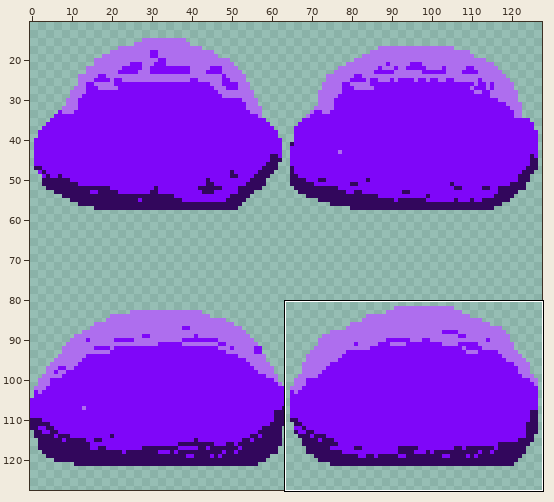
One commit to this sprite sheet: Assets/Art/Enemys/Blobs/Blob_type1_purple.png. The picture above shows the old version from afar; the outline marks the close-up.
Close-up. First the earlier version:
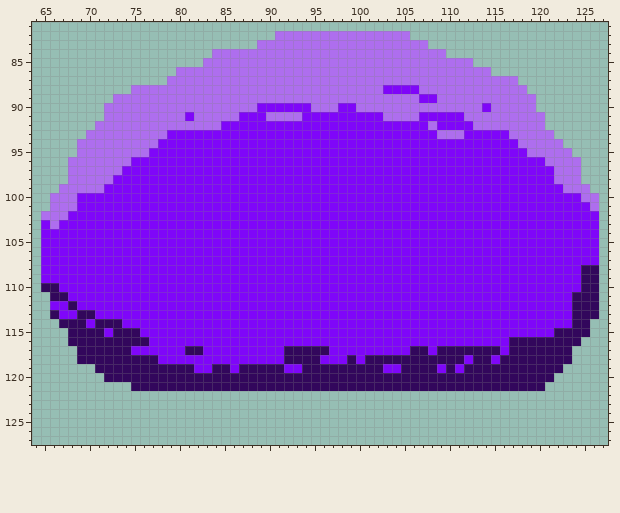
The file is 128x128 pixels. Shown: x 64..127, y 81..127. The wide view leaves out empty margins. The commit also changed other parts of the picture, which this record leaves out.
The result:
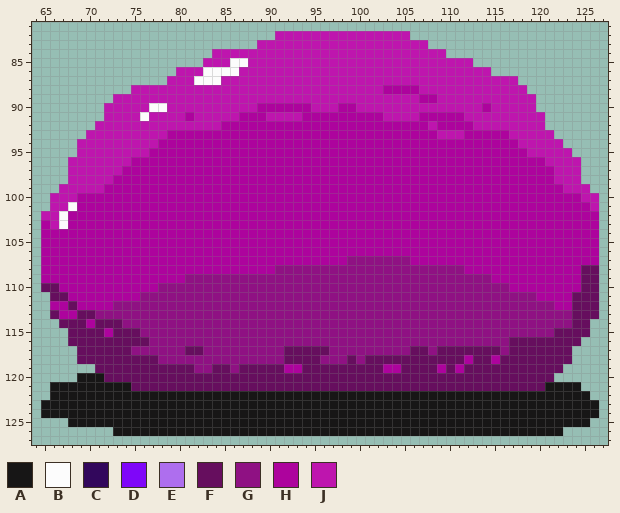
Palette (. is transparent): A #171616  B #fcfcfc  C #32075c  D #7f06f9  E #ae6eee  F #660e5e  G #8f1183  H #ad039d  J #be15ae
Diff:
Changed rows in their new state; - is an unchanged pixel.
first column x 65:
 82 --------------------------JJJJJJJJJJJJJJJ---------------------
 83 ------------------------JJJJJJJJJJJJJJJJJJJ-------------------
 84 -------------------JJJJJJJJJJJJJJJJJJJJJJJJJJ-----------------
 85 ------------------JJJBBJJJJJJJJJJJJJJJJJJJJJJJJJ--------------
 86 ---------------JJJBBBBJJJJJJJJJJJJJJJJJJJJJJJJJJJJ------------
 87 --------------JJJBBBJJJJJJJJJJJJJJJJJJJJJJJJJJJJJJJJJ---------
 88 ----------JJJJJJJJJJJJJJJJJJJJJJJJJJJJHHHHJJJJJJJJJJJJ--------
 89 --------JJJJJJJJJJJJJJJJJJJJJJJJJJJJJJJJJJHHJJJJJJJJJJJ-------
 90 -------JJJJJBBJJJJJJJJJJHHHHHHJJJHHJJJJJJJJJJJJJJHJJJJJ-------
 91 -------JJJJBJJJJHJJJJJHHHJJJJHHHHHHHHHJJJJHHHHHJJJJJJJJJ------
 92 ------JJJJJJJJJJJJJJHHHHHHHHHHHHHHHHHHHHHHHJHHHHJJJJJJJJ------
 93 -----JJJJJJJJJHHHHHHHHHHHHHHHHHHHHHHHHHHHHHHJJJHHHHHJJJJJ-----
 94 ----JJJJJJJJJHHHHHHHHHHHHHHHHHHHHHHHHHHHHHHHHHHHHHHHHJJJJJ----
 95 ----JJJJJJJJHHHHHHHHHHHHHHHHHHHHHHHHHHHHHHHHHHHHHHHHHHJJJJJ---
 96 ---JJJJJJJHHHHHHHHHHHHHHHHHHHHHHHHHHHHHHHHHHHHHHHHHHHHHHJJJJ--
 97 ---JJJJJJHHHHHHHHHHHHHHHHHHHHHHHHHHHHHHHHHHHHHHHHHHHHHHHHJJJ--
 98 ---JJJJJHHHHHHHHHHHHHHHHHHHHHHHHHHHHHHHHHHHHHHHHHHHHHHHHHJJJ--
 99 --JJJJJHHHHHHHHHHHHHHHHHHHHHHHHHHHHHHHHHHHHHHHHHHHHHHHHHHHJJJ-
100 -JJJHHHHHHHHHHHHHHHHHHHHHHHHHHHHHHHHHHHHHHHHHHHHHHHHHHHHHHHHJJ
101 -JJBHHHHHHHHHHHHHHHHHHHHHHHHHHHHHHHHHHHHHHHHHHHHHHHHHHHHHHHHHJ
102 JJBHHHHHHHHHHHHHHHHHHHHHHHHHHHHHHHHHHHHHHHHHHHHHHHHHHHHHHHHHHH
103 HJBHHHHHHHHHHHHHHHHHHHHHHHHHHHHHHHHHHHHHHHHHHHHHHHHHHHHHHHHHHH
104 HHHHHHHHHHHHHHHHHHHHHHHHHHHHHHHHHHHHHHHHHHHHHHHHHHHHHHHHHHHHHH
105 HHHHHHHHHHHHHHHHHHHHHHHHHHHHHHHHHHHHHHHHHHHHHHHHHHHHHHHHHHHHHH
106 HHHHHHHHHHHHHHHHHHHHHHHHHHHHHHHHHHHHHHHHHHHHHHHHHHHHHHHHHHHHHH
107 HHHHHHHHHHHHHHHHHHHHHHHHHHHHHHHHHHGGGGGGGHHHHHHHHHHHHHHHHHHHHH
108 HHHHHHHHHHHHHHHHHHHHHHHHHHGGGGGGGGGGGGGGGGGGGGGHHHHHHHHHHHHHFF
109 HHHHHHHHHHHHHHHHGGGGGGGGGGGGGGGGGGGGGGGGGGGGGGGGGGHHHHHHHHHHFF
110 FFHHHHHHHHHHHGGGGGGGGGGGGGGGGGGGGGGGGGGGGGGGGGGGGGGGHHHHHHHHFF
111 -FFHHHHHHHHGGGGGGGGGGGGGGGGGGGGGGGGGGGGGGGGGGGGGGGGGGGGHHHHFFF
112 -HHFHHHHGGGGGGGGGGGGGGGGGGGGGGGGGGGGGGGGGGGGGGGGGGGGGGGGGHHFFF
113 -FHHFFGGGGGGGGGGGGGGGGGGGGGGGGGGGGGGGGGGGGGGGGGGGGGGGGGGGGGFFF
114 --FFFHFFFGGGGGGGGGGGGGGGGGGGGGGGGGGGGGGGGGGGGGGGGGGGGGGGGGGFF-
115 ---FFFFHFFFGGGGGGGGGGGGGGGGGGGGGGGGGGGGGGGGGGGGGGGGGGGGGGFFFF-
116 ---FFFFFFFFFGGGGGGGGGGGGGGGGGGGGGGGGGGGGGGGGGGGGGGGGFFFFFFFF--
117 ----FFFFFFGGGGGGFFGGGGGGGGGFFFFFGGGGGGGGGFFGFFFFFFFGFFFFFFF---
118 ----FFFFFFFFFGGGGGGGGGGGGGGFFFFGGGFGFFFFFFFFFFFHFFHFFFFFFFF---
119 ------FFFFFFFFFFFGGFFGFFFFFHHFFFFFFFFFHHFFFFHFHFFFFFFFFFFF----
120 ----AAAFFFFFFFFFFFFFFFFFFFFFFFFFFFFFFFFFFFFFFFFFFFFFFFFFF-----
121 -AAAAAAAAAFFFFFFFFFFFFFFFFFFFFFFFFFFFFFFFFFFFFFFFFFFFFFFAAAA--
122 -AAAAAAAAAAAAAAAAAAAAAAAAAAAAAAAAAAAAAAAAAAAAAAAAAAAAAAAAAAAA-
123 AAAAAAAAAAAAAAAAAAAAAAAAAAAAAAAAAAAAAAAAAAAAAAAAAAAAAAAAAAAAAA
124 AAAAAAAAAAAAAAAAAAAAAAAAAAAAAAAAAAAAAAAAAAAAAAAAAAAAAAAAAAAAAA
125 ---AAAAAAAAAAAAAAAAAAAAAAAAAAAAAAAAAAAAAAAAAAAAAAAAAAAAAAAAAA-
126 --------AAAAAAAAAAAAAAAAAAAAAAAAAAAAAAAAAAAAAAAAAAAAAAAAAA----
